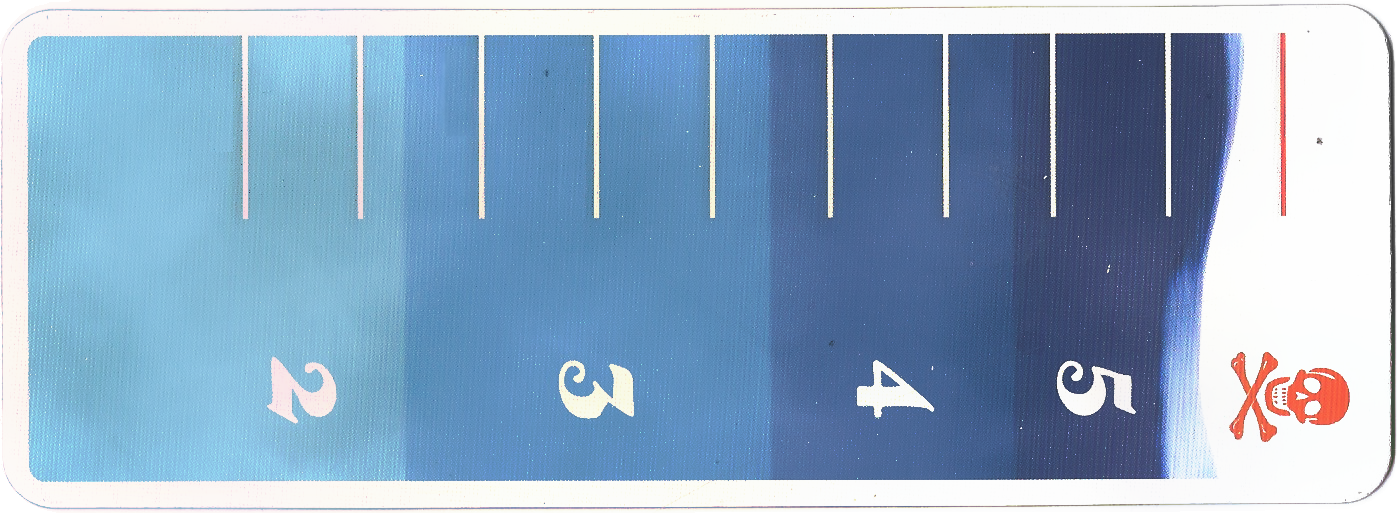
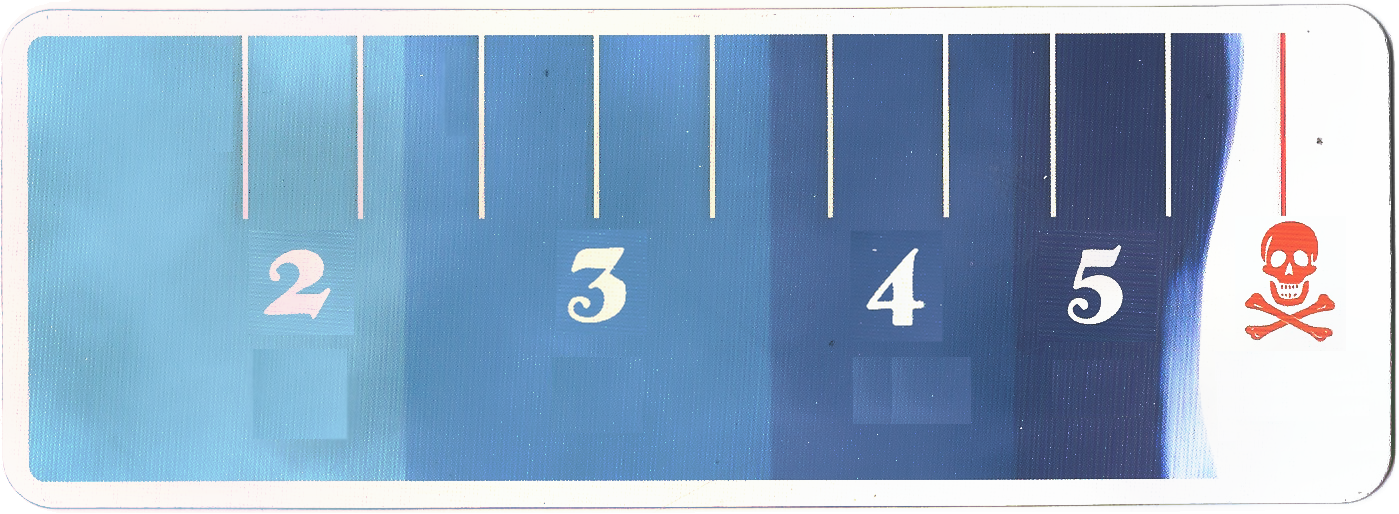
Layered file, before and after one edit (w=1399, h=514). Changes by layer:
added layer "Pasted Layer #4" above "Pasted Layer #3" over [1237, 216, 1346, 351]
added layer "Pasted Layer #3" above "Pasted Layer #2" over [1039, 230, 1156, 342]
added layer "Pasted Layer #2" above "Pasted Layer #1" over [850, 230, 943, 342]
added layer "Pasted Layer #1" above "Pasted Layer" over [556, 229, 647, 335]
added layer "Pasted Layer" above "Niveau.png" over [249, 230, 354, 335]
painted on "Niveau.png" over [241, 346, 1388, 453]
